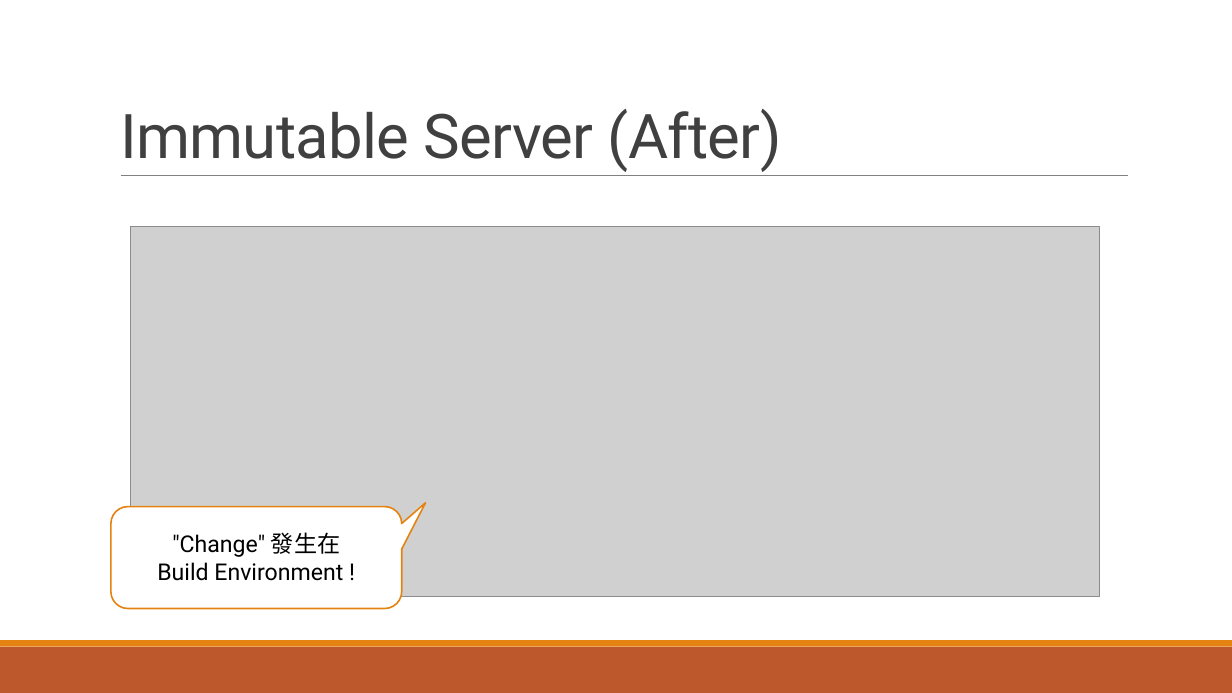
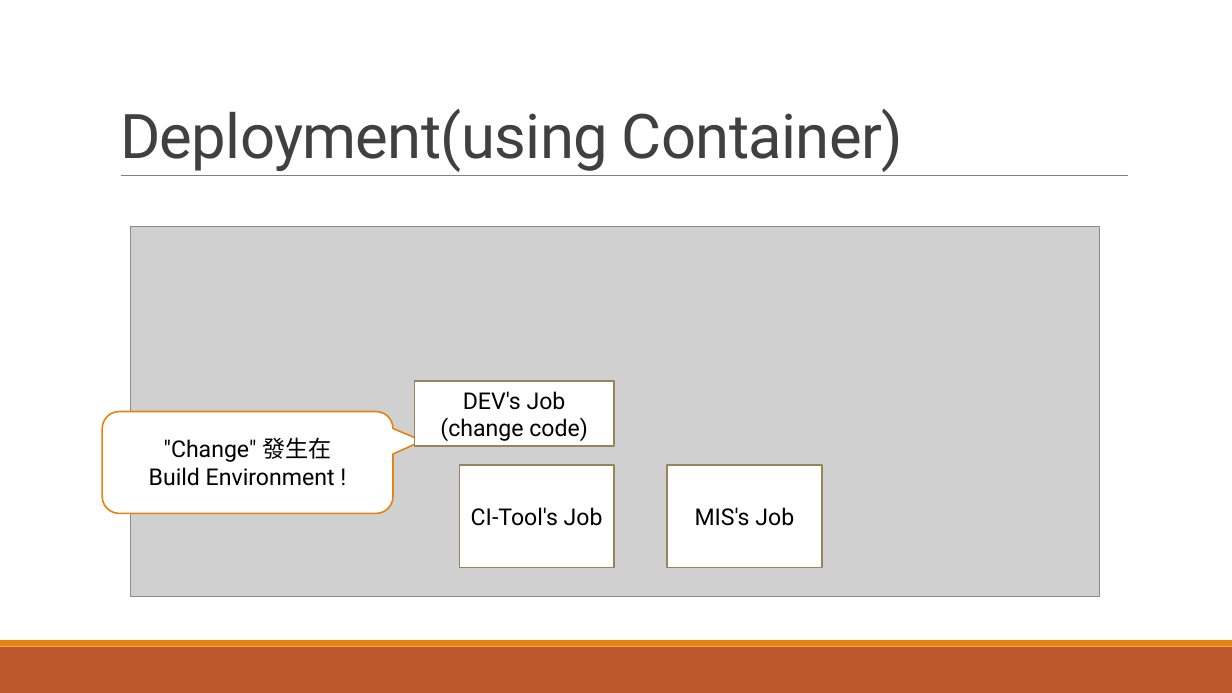
Before and after one commit to andrew0928/Meetup, a slide deck: slide 27 of 20170916.ContainerDrivenDevelop/slides.pptx. Drawn at 1232x693 pixels with LibreOffice and Linux fonts; fonts in the diff are those of the drawing; grey boxes stand for pictures. Boxes give left, top, right and bottom in pixels: in the first picture for what was removed or moved away, otherwise in the second. Text is boxed around its words. In the diff, an @@ line names an element or a change of style, - is before the commit and + after.

```diff
--- a/20170916.ContainerDrivenDevelop/slides.pptx
+++ b/20170916.ContainerDrivenDevelop/slides.pptx
@@ title at bbox=[120, 109, 903, 172]: text changed @@
-Immutable Server (After)
+Deployment(using Container)
@@ rectangle added at bbox=[414, 381, 614, 446], fill #FFFFFF, outline #9B8357 1.25 pt, 18 pt, text #000000 @@
+DEV's Job
+(change code)
@@ rounded speech box ""Change" 發生在": place and size @@
-rounded speech box ""Change" 發生在" at bbox=[111, 506, 402, 608]
+rounded speech box ""Change" 發生在" at bbox=[103, 411, 394, 513]
@@ rounded speech box ""Change" 發生在" at bbox=[103, 411, 394, 513]: proportions changed @@
@@ rectangle added at bbox=[459, 465, 615, 567], fill #FFFFFF, outline #9B8357 1.25 pt, 18 pt, text #000000 @@
+CI-Tool's Job
@@ rectangle added at bbox=[667, 465, 823, 567], fill #FFFFFF, outline #9B8357 1.25 pt, 18 pt, text #000000 @@
+MIS's Job
```
Also in this commit, not shown: 10 other slides changed, 2 slides added, 5 slides removed, 2 other files.
